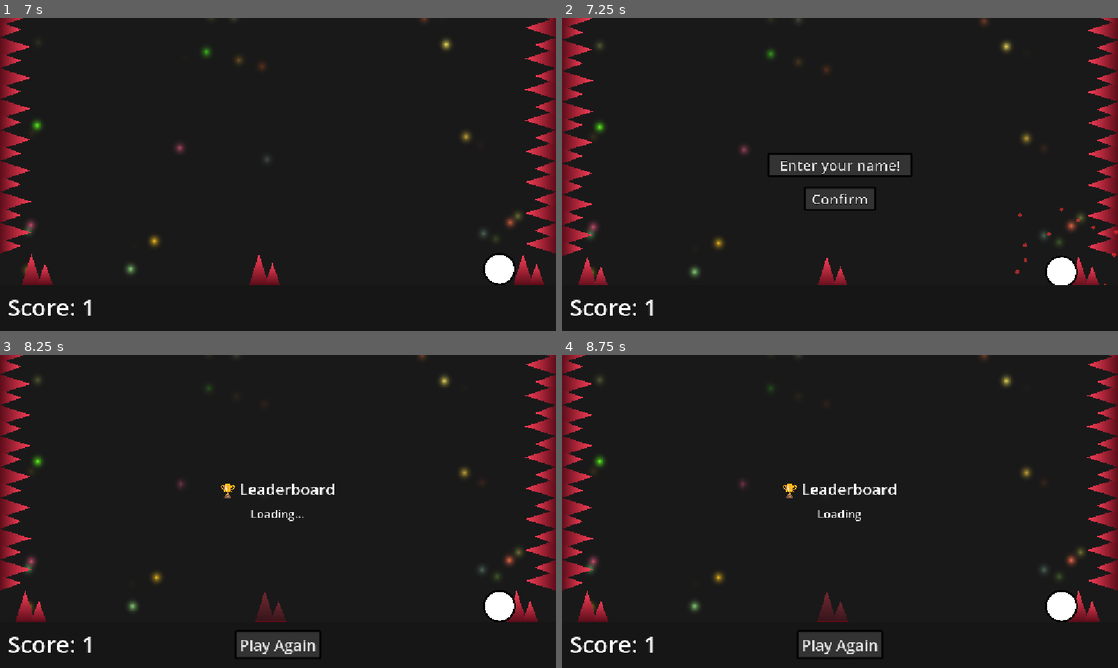
Above: before the commit, frames 1-4 (two rows, left to right).
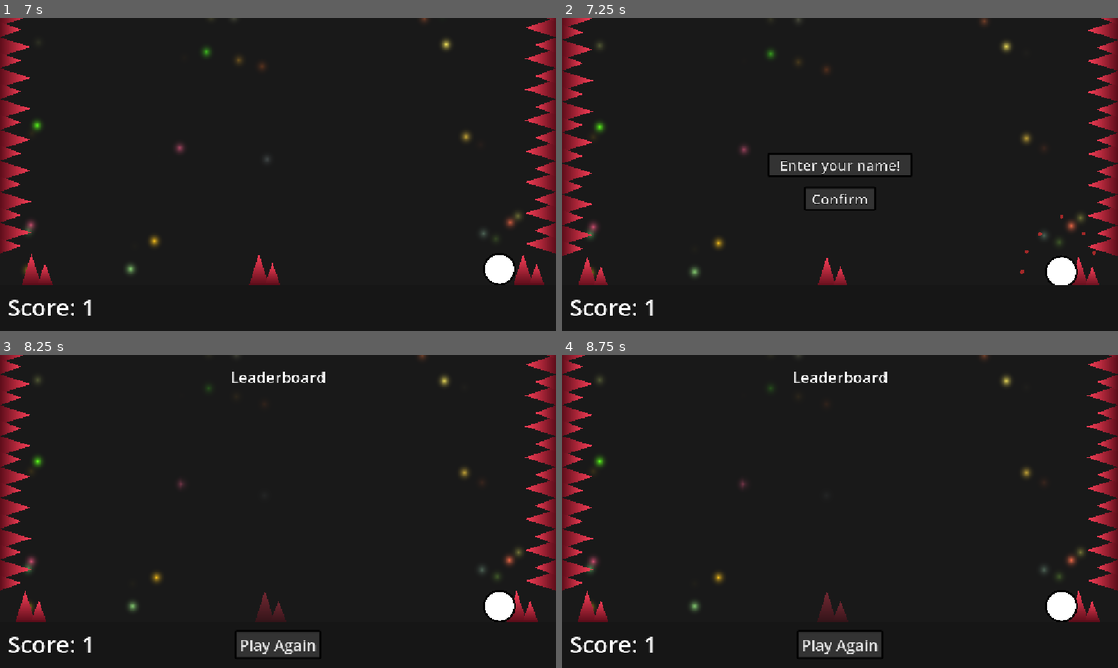
Above: after the commit, the same moments.

Repository: vindognz/dodge-the-spikes
Game: Godot game, scene res://scenes/start.tscn
Same seed, same stepped clock (60 frames per second), same inputs: the game is played once before the commit and once after it.
Inputs (mouse positions are in pixels of both pictures, inside the frame that each line leads up to):
- Up to frame 1 (7 s): click "Start" at 0.5 s; tap Enter at 1.25 s; move the mouse to (400, 158) at 1.27 s; hold Right (right) 1.28-2 s; tap Alt every 1.5 s from 1.35 to 5.85 s; click (400, 158) at 1.42 s; tap Space (jump) at 1.52, 4.52 s; drag from (166, 190) to (16, 237) at 2.02 s; move the mouse to (333, 105) at 2.77 s; hold A (left) 2.78-3.5 s; drag from (250, 237) to (16, 205) at 3.52 s; move the mouse to (444, 221) at 4.27 s; hold Right (right) 4.28-5 s; drag from (111, 127) to (16, 177) at 5.02 s; move the mouse to (305, 174) at 5.77 s; hold Right (right) 5.78-6.5 s; click (305, 174) at 5.92 s; drag from (194, 96) to (16, 146) at 6.52 s
- Up to frame 2 (7.25 s): no input
- Up to frame 3 (8.25 s): click (278, 502) at 7.27 s; type "Alex" at 7.35 s; click "Confirm" at 8 s
- Up to frame 4 (8.75 s): no input

Frame 1 is identical in both runs. In frame 2, 0.1% of the frame differs, in the area x 81-100%, y 60-86%; in frame 3, 0.7%; in frame 4, 0.7%, in the area x 39-61%, y 5-86%.

Commit message:
setup webgl export and landing page

Diff:
--- a/scenes/leaderboard.tscn
+++ b/scenes/leaderboard.tscn
@@ -45,7 +45,7 @@
 layout_mode = 2
 size_flags_horizontal = 4
 theme_override_font_sizes/font_size = 32
-text = "🏆 Leaderboard"
+text = "Leaderboard"
 horizontal_alignment = 1
 
 [node name="LoadingLabel" type="Label" parent="Panel/VBox" unique_id=69671536]
--- a/scenes/player.tscn
+++ b/scenes/player.tscn
@@ -16,4 +16,3 @@
 [node name="SparksController" type="Node2D" parent="." unique_id=512559077]
 script = ExtResource("2_g2els")
 spark_scene = ExtResource("3_qhqgy")
-spark_count = 20
--- a/scripts/Global.gd
+++ b/scripts/Global.gd
@@ -50,22 +50,28 @@
 	)
 
 func fetch_leaderboard(callback: Callable) -> void:
-	var http = HTTPRequest.new()
-	get_tree().root.add_child(http)
+	var js_code = """
+	fetch('%s/rest/v1/rpc/get_leaderboard', {
+		headers: {
+			'apikey': '%s',
+			'Authorization': 'Bearer %s'
+		}
+	})
+	.then(r => r.json())
+	.then(data => window.leaderboardData = data);
+	""" % [SUPABASE_URL, SUPABASE_KEY, SUPABASE_KEY]
 
-	var url = SUPABASE_URL + "/rest/v1/rpc/get_leaderboard"
-	var headers = [
-		"Content-Type: application/json",
-		"apikey: " + SUPABASE_KEY,
-		"Authorization: Bearer " + SUPABASE_KEY
-	]
+	JavaScriptBridge.eval(js_code)
 
-	http.request(url, headers, HTTPClient.METHOD_GET)
-	http.request_completed.connect(func(_result, code, _headers, body):
-		if code == 200:
-			var json = JSON.parse_string(body.get_string_from_utf8())
-			callback.call(json)
-		else:
-			print("Fetch failed: ", code)
-		http.queue_free()
-	)
+	# poll for the data
+	var timer = 0.0
+	while timer < 5.0:
+		if JavaScriptBridge.eval("typeof window.leaderboardData !== 'undefined'"):
+			var data_str = JavaScriptBridge.eval("JSON.stringify(window.leaderboardData)")
+			var data = JSON.parse_string(data_str)
+			callback.call(data)
+			return
+		timer += 0.1
+		await get_tree().create_timer(0.1).timeout
+
+	callback.call([])
Not shown, added: export_presets.cfg
Binary file added: web-export/index.apple-touch-icon.png
Binary file added: web-export/index.icon.png
Binary file added: web-export/index.png
Not shown, added: index.html
Not shown, added: styles.css
Not shown, added: web-export/index.audio.position.worklet.js
Not shown, added: web-export/index.audio.worklet.js
Not shown, added: web-export/index.html
Not shown, added: web-export/index.js
Not shown, added: web-export/index.pck
Not shown, added: web-export/index.wasm
